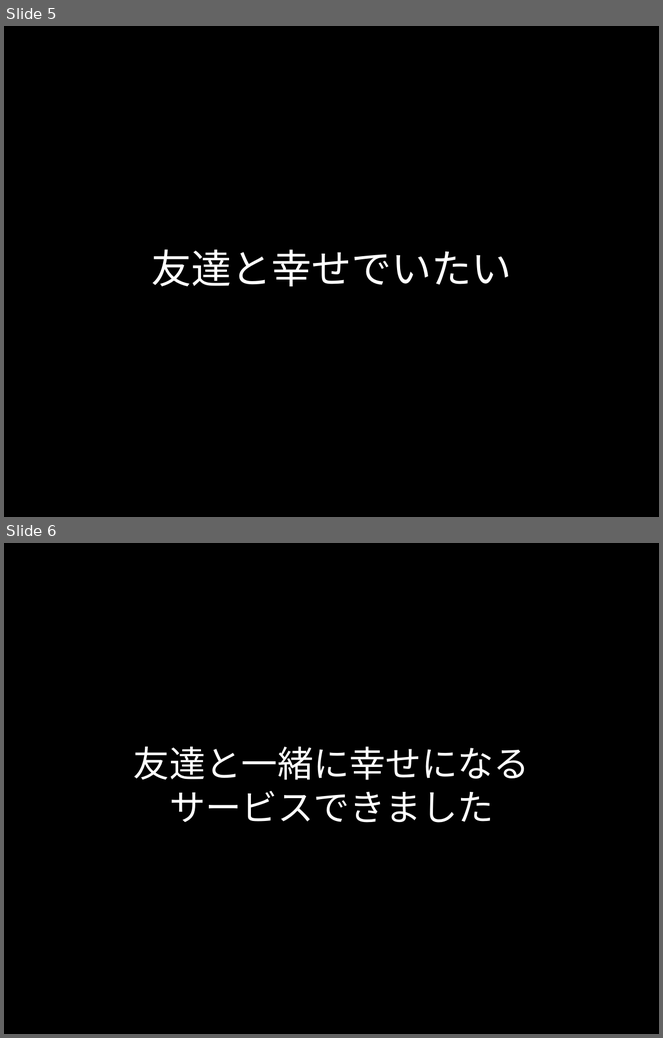
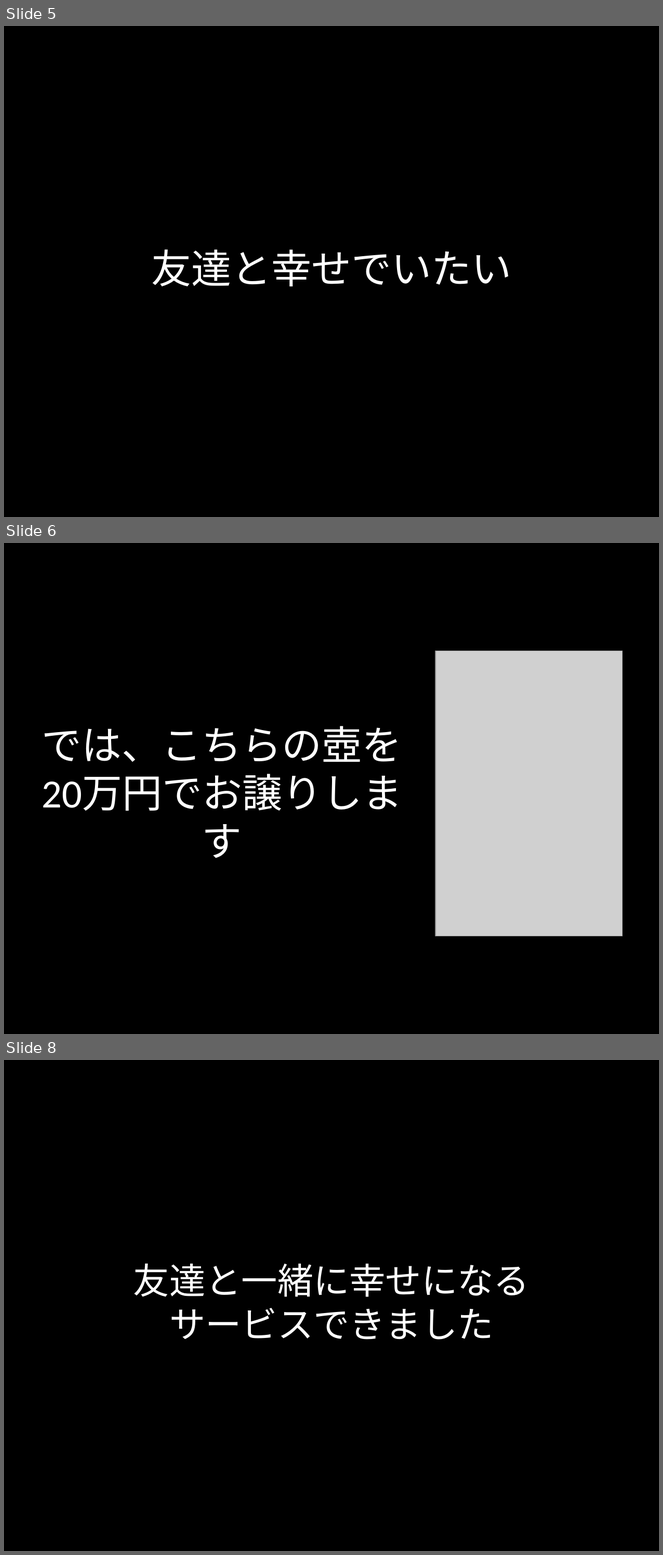
Before and after one commit to kgmyshin/PosNegFriends, a slide deck: doc/ポジネガフレンズ_発表用.pptx. Shown one above the other, each under a label of ours: slides 5 and 6 before the commit, slides 5, 6 and 8 after it; the slides between them are not shown. The pictures are 663x1038 and 663x1555 pixels, drawn with LibreOffice and Linux fonts; fonts in the diff are those of the drawing; grey boxes stand for pictures. Boxes give left, top, right and bottom in pixels: in the first picture for what was removed or moved away, otherwise in the second. Text is boxed around its words. In the diff, an @@ line names an element or a change of style, - is before the commit and + after.

```diff
--- a/doc/ポジネガフレンズ_発表用.pptx
+++ b/doc/ポジネガフレンズ_発表用.pptx
@@ slide 6 added at (4, 543, 659, 1034), background #000000 @@
@@ picture added at (436, 651, 622, 937) @@
@@ title added at (42, 726, 402, 762), 44 pt, text #FFFFFF @@
+では、こちらの壺を
+20万円でお譲りします
@@ what was slide 6 is now slide 8 @@
```
Also in this commit, not shown: 1 other slide added, 1 other file.
